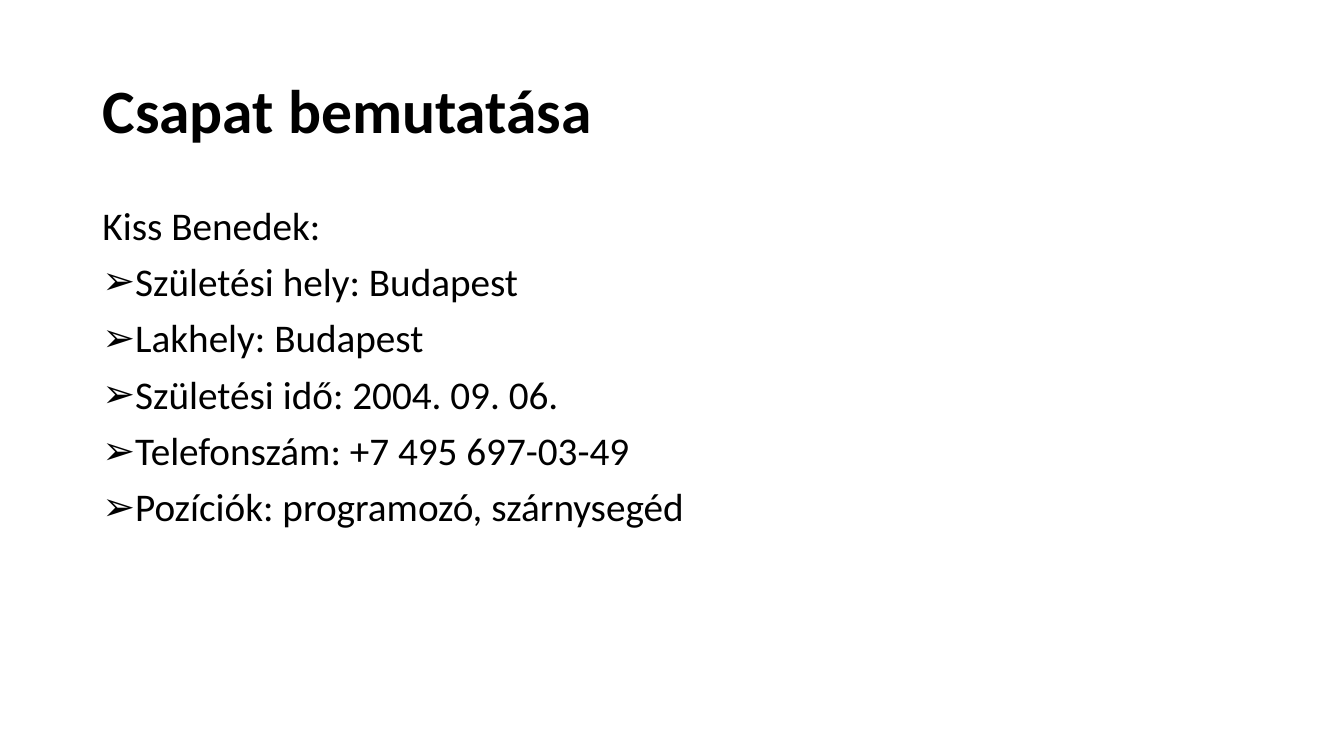
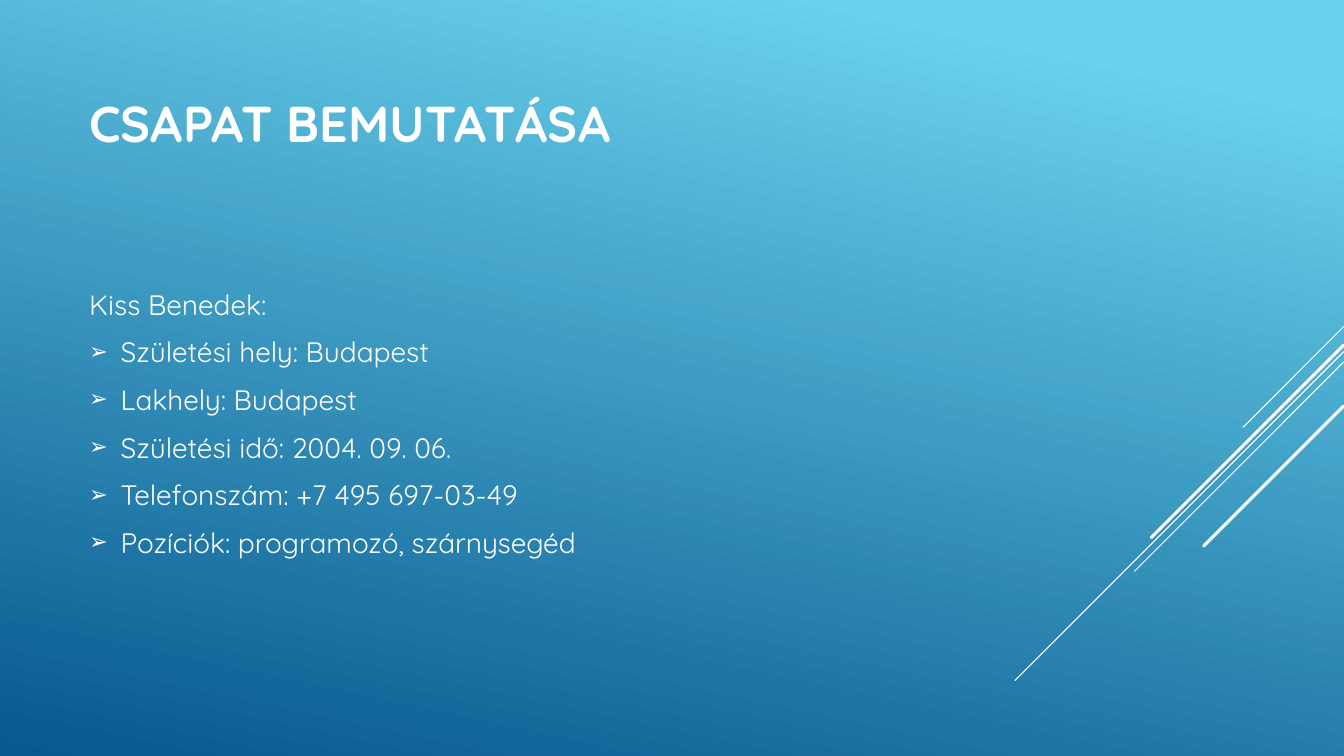
Before and after one commit to Bencee130/Quiz, a slide deck: slide 6 of Quiz bemutató.pptx. Drawn at 1344x756 pixels with LibreOffice and Linux fonts; fonts in the diff are those of the drawing. Boxes give left, top, right and bottom in pixels: in the first picture for what was removed or moved away, otherwise in the second. Text is boxed around its words. In the diff, an @@ line names an element or a change of style, - is before the commit and + after.

```diff
--- a/Quiz bemutató.pptx
+++ b/Quiz bemutató.pptx
@@ background #FFFFFF to gradient #6ED2EB to #06588E @@
@@ title at [89, 96, 610, 143]: text changed; size 44 to 36 pt; font Calibri to Quicksand; text colour #000000 to #FFFFFF @@
-Csapat bemutatása
+CSAPAT BEMUTATÁSA
@@ text "Kiss Benedek:": place and size @@
-text "Kiss Benedek:" at [102, 212, 683, 528]
+text "Kiss Benedek:" at [89, 294, 576, 559]
@@ text "Kiss Benedek:" at [89, 294, 576, 559]: size 28 to 20 pt, font Calibri to Quicksand, text colour #000000 to #FFFFFF; line spacing 0.9 to 1; indent changed; vertical alignment top to middle @@
@@ group added at [1015, 327, 1344, 681]: 5 lines @@
```
Also in this commit, not shown: 11 other slides changed, 1 other file.
